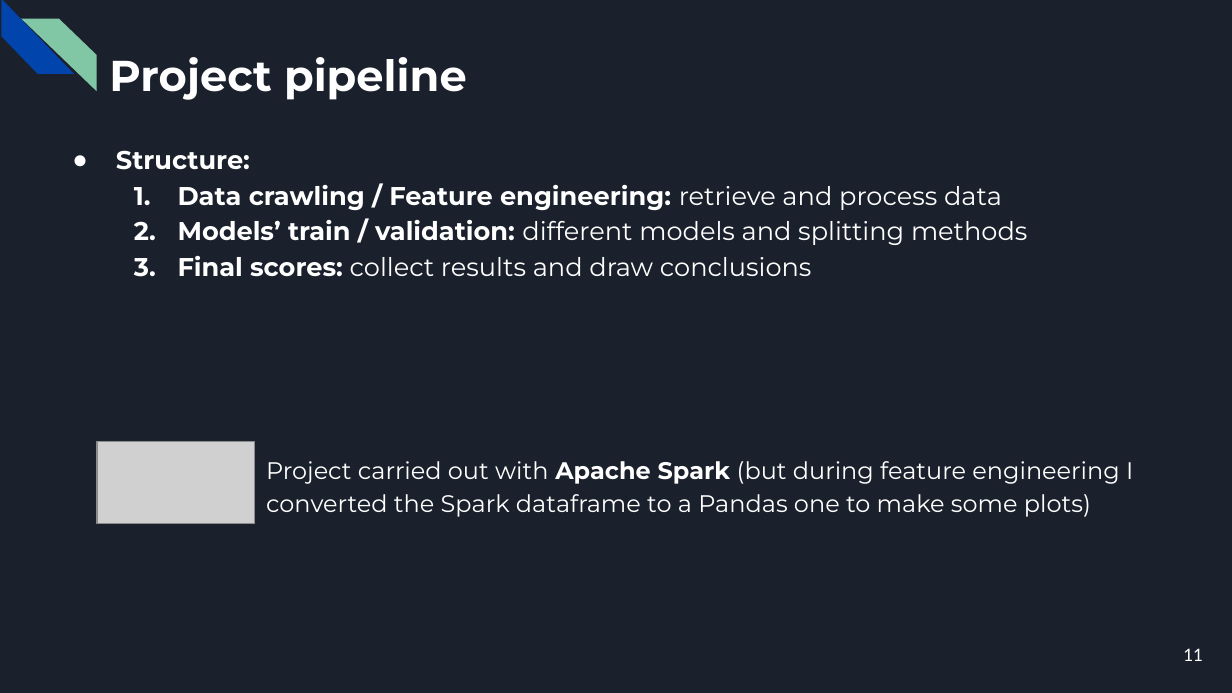
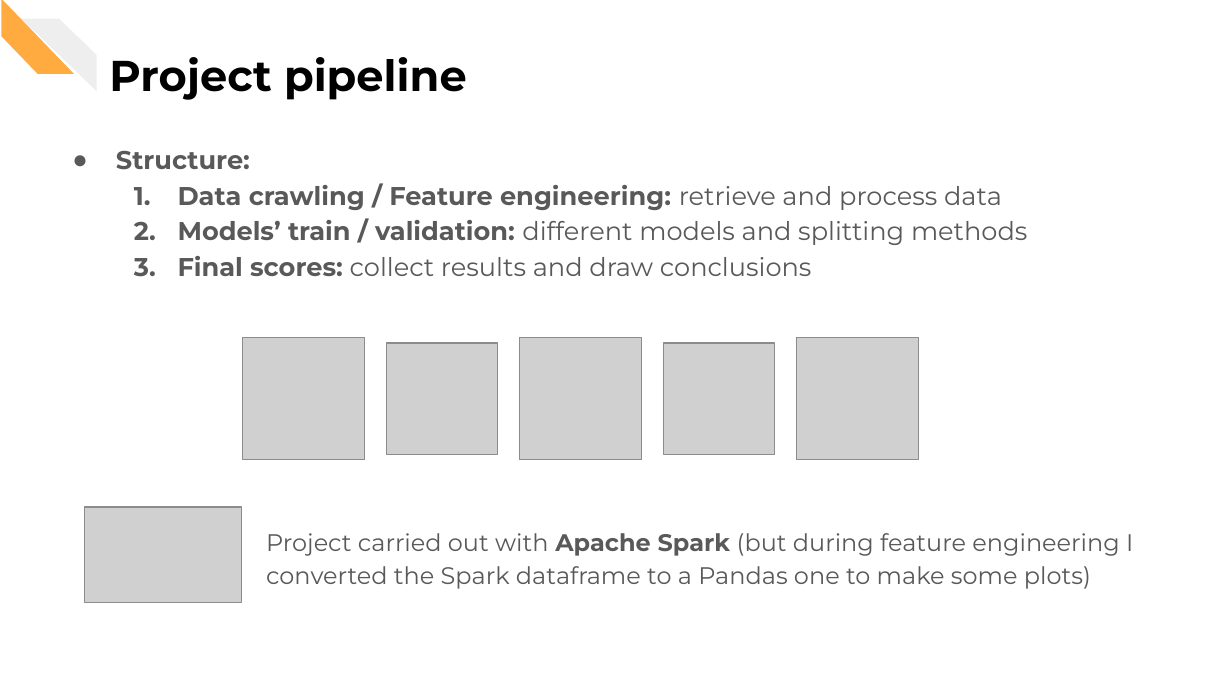
Before and after one commit to CorsiDanilo/bitcoin-price-prediction-with-pyspark, a slide deck: slide 11 of presentation/presentation.pptx. Drawn at 1232x693 pixels with LibreOffice and Linux fonts; fonts in the diff are those of the drawing; grey boxes stand for pictures. Boxes give left, top, right and bottom in pixels: in the first picture for what was removed or moved away, otherwise in the second. Text is boxed around its words. In the diff, an @@ line names an element or a change of style, - is before the commit and + after.

```diff
--- a/presentation/presentation.pptx
+++ b/presentation/presentation.pptx
@@ background #1B212C to #FFFFFF @@
@@ diag stripe at (0, 0, 75, 73): fill #0145AC to #FFAB40 @@
@@ diag stripe at (21, 18, 96, 91): fill #82C7A5 to #EEEEEE @@
@@ title "Project pipeline" at (109, 57, 467, 100): text colour #FFFFFF to #000000 @@
@@ text "Structure:" at (116, 150, 1028, 276): text colour #FFFFFF to #595959; bullet colour #FFFFFF to #595959 @@
@@ picture added at (243, 338, 365, 460) @@
@@ picture added at (387, 342, 498, 453) @@
@@ picture added at (520, 338, 642, 460) @@
@@ picture added at (663, 342, 774, 453) @@
@@ picture added at (797, 338, 919, 460) @@
@@ picture removed at (97, 442, 255, 525) @@
@@ picture added at (85, 508, 241, 602) @@
@@ text "Project carried out with Apache ...": place and size @@
-text "Project carried out with Apache ..." at (266, 461, 1133, 517)
+text "Project carried out with Apache ..." at (266, 533, 1133, 589)
@@ text "Project carried out with Apache ..." at (266, 533, 1133, 589): text colour #FFFFFF to #595959 @@
@@ page number removed at (1183, 648, 1203, 661) @@
-11
```
Also in this commit, not shown: 24 other slides changed, 5 slides added.
